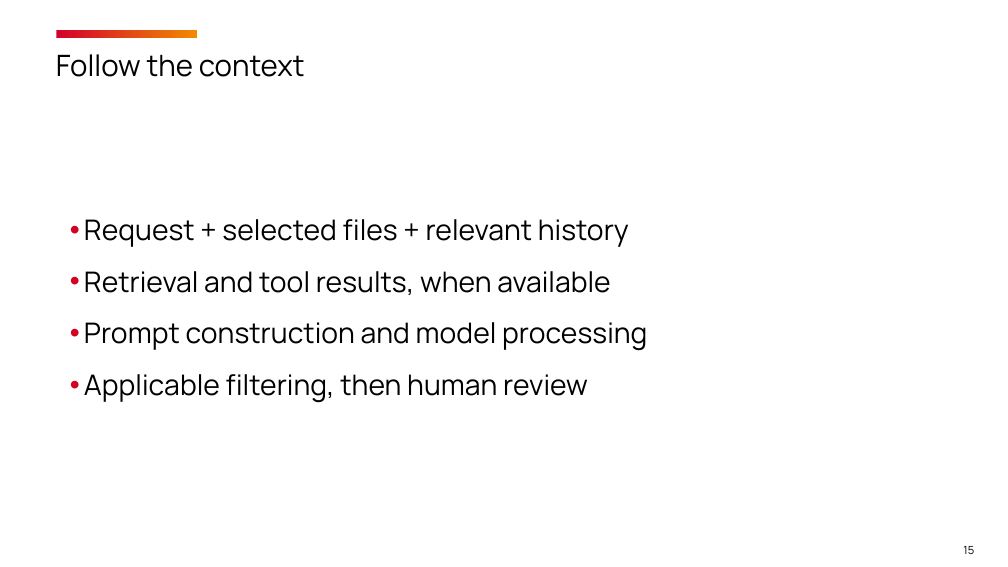
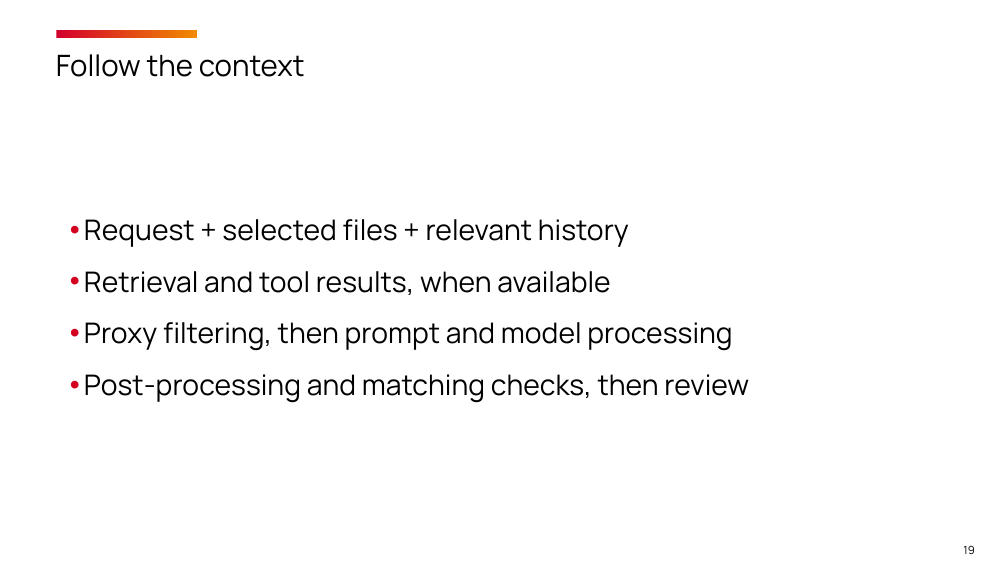
Before and after one commit to timothywarner-org/copilot-cert-prep, a slide deck: slide 19 of warner-github-cert-prep-september-2026.pptx (slide 15 before the commit). Drawn at 1008x567 pixels with LibreOffice and Linux fonts; fonts in the diff are those of the drawing; background and template pictures are left out. Boxes give left, top, right and bottom in pixels: in the first picture for what was removed or moved away, otherwise in the second. Text is boxed around its words. In the diff, an @@ line names an element or a change of style, - is before the commit and + after.

```diff
--- a/warner-github-cert-prep-september-2026.pptx
+++ b/warner-github-cert-prep-september-2026.pptx
@@ text at (x1=84, y1=322, x2=749, y2=403): text changed @@
-• Prompt construction and model processing
-• Applicable filtering, then human review
+• Proxy filtering, then prompt and model processing
+• Post-processing and matching checks, then review
@@ page number at (x1=963, y1=545, x2=974, y2=554): text changed @@
-15
+19
```
Also in this commit, not shown: 8 other slides changed, 6 slides added, 2 other files.
